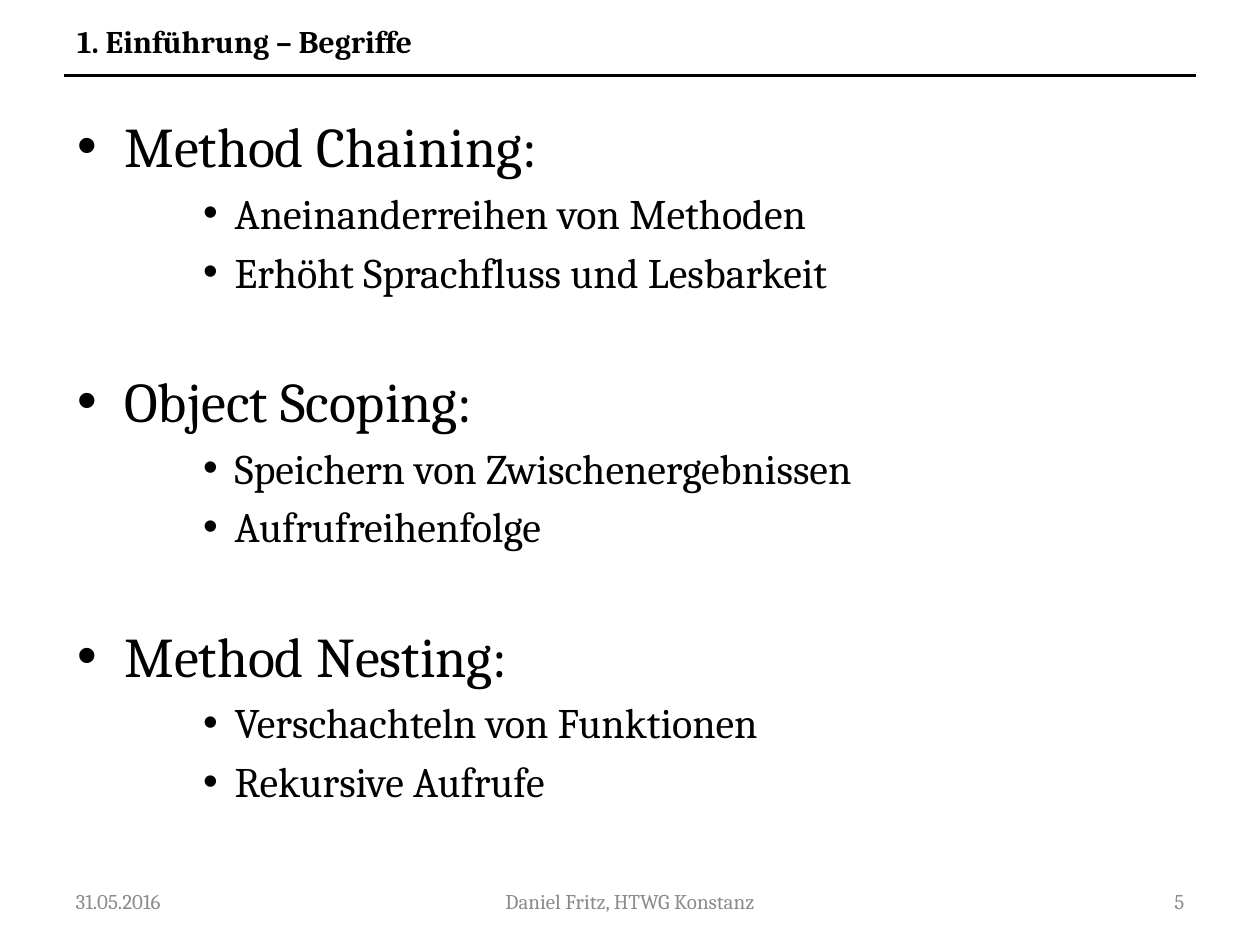
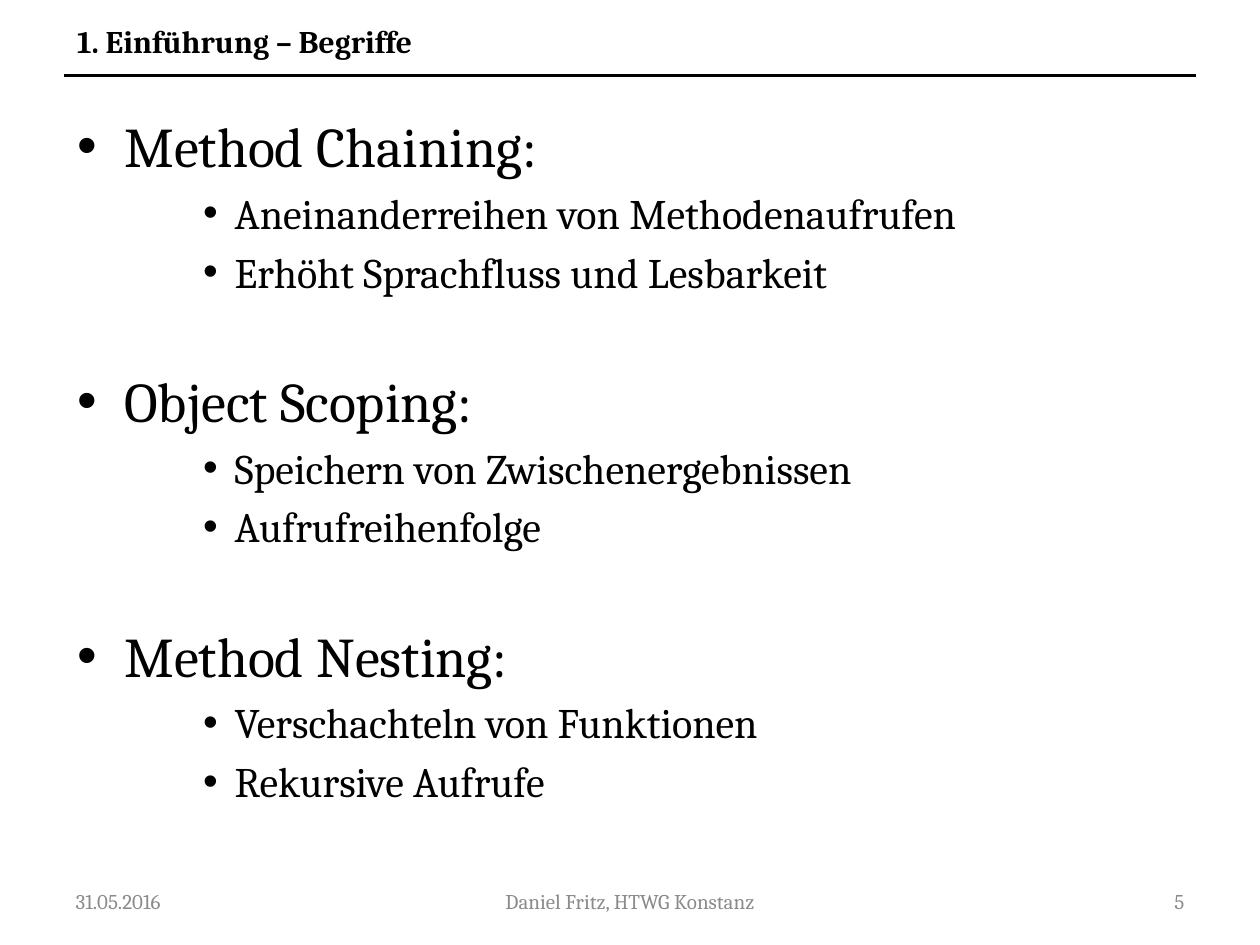
Before and after one commit to Guldenbart/MA, a slide deck: slide 5 of ppt/MA_neu.pptx. Drawn at 1260x945 pixels with LibreOffice and Linux fonts; fonts in the diff are those of the drawing. Boxes give left, top, right and bottom in pixels: in the first picture for what was removed or moved away, otherwise in the second. Text is boxed around its words. In the diff, an @@ line names an element or a change of style, - is before the commit and + after.

Commit message:
progress in MA_neu.pptx

```diff
--- a/ppt/MA_neu.pptx
+++ b/ppt/MA_neu.pptx
@@ text at (235,199,956,230): text changed @@
-    • Aneinanderreihen von Methoden
+    • Aneinanderreihen von Methodenaufrufen
```
Also in this commit, not shown: 1 other slide changed, 1 slide added.
